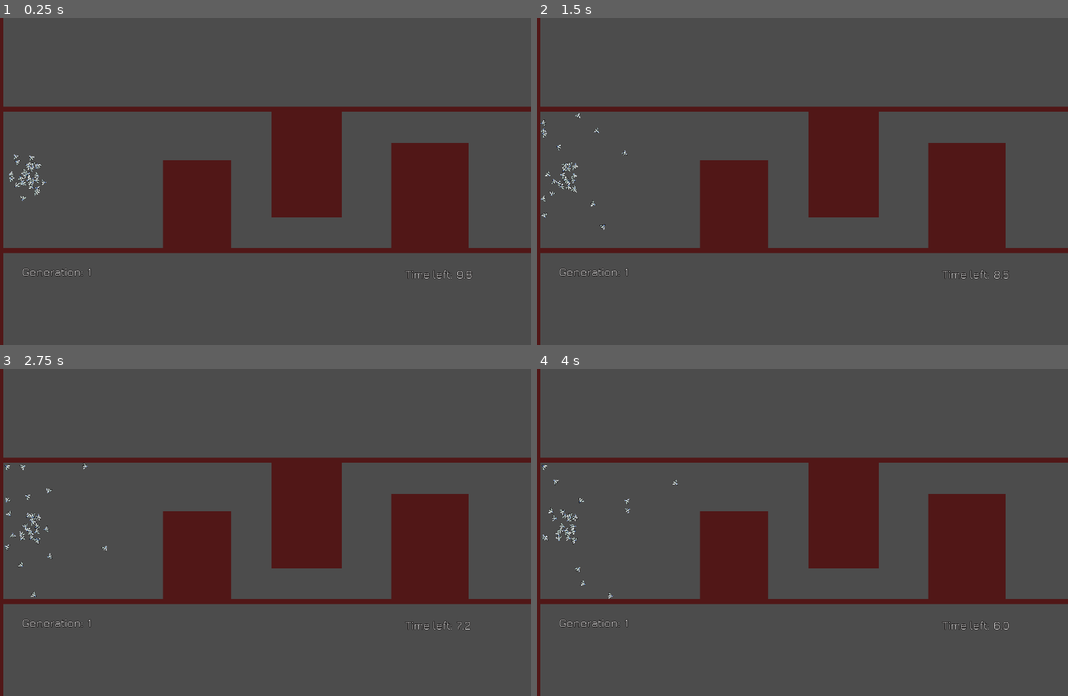
Above: before the commit, frames 1-4 (two rows, left to right).
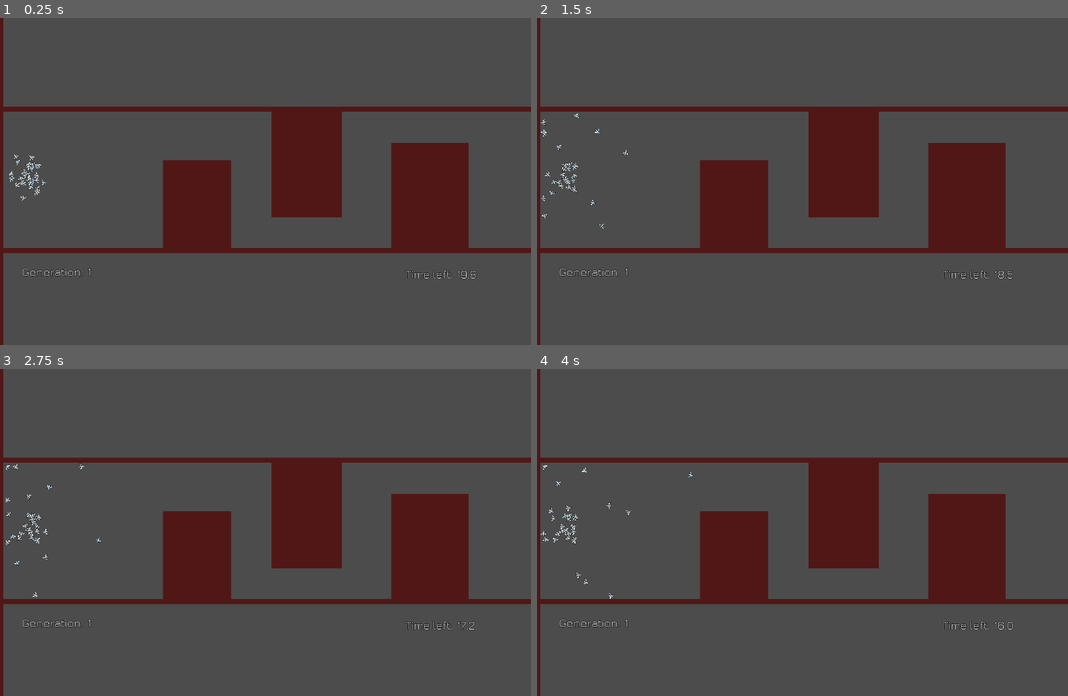
Above: after the commit, the same moments.

Repository: a0x77ry/plasmata
Game: Godot game, scene res://level1.tscn
The game is run twice, just before and just after one commit, with the same random seed, the same clock (stepped at 60 frames per second) and the same inputs.
Inputs:
- Up to frame 1 (0.25 s): no input
- Up to frame 2 (1.5 s): tap Enter (ui_accept) at 0.5, 0.77 s
- Up to frame 3 (2.75 s): tap Enter (ui_accept) at 1.52 s
- Up to frame 4 (4 s): tap Enter (ui_accept) at 3.02, 3.77 s

The runs differ from the first frame. In frame 1, less than 0.1% of the frame differs, in the area x 2-90%, y 41-80%; in frame 2, 0.3%; in frame 3, 0.3%; in frame 4, 0.4%, in the area x 0-90%, y 29-80%.

Commit message:
Simplify the id system. More bug fixing

Diff:
--- a/level1.tscn
+++ b/level1.tscn
@@ -87,7 +87,7 @@
 shape = SubResource( 2 )
 
 [node name="Timer" type="Timer" parent="."]
-wait_time = 10.0
+wait_time = 20.0
 one_shot = true
 autostart = true
 
--- a/scripts/agent.gd
+++ b/scripts/agent.gd
@@ -60,7 +60,9 @@
     for genome_input_node in nn_inputs:
       genome_input_node["id"] = i
       genome_input_node["outgoing_link_ids"] = []
-      Main.used_node_ids.append(i)
+      # Main.used_node_ids.append(i)
+      if i > Main.max_id_used:
+        Main.generate_UID()
       i += 1
     # for _i_hidden in range(number_of_hidden_nodes):
     #   Main.used_node_ids.append(i)
@@ -69,7 +71,9 @@
     for genome_output_node in nn_outputs:
       genome_output_node["id"] = i
       genome_output_node["incoming_link_ids"] = []
-      Main.used_node_ids.append(i)
+      # Main.used_node_ids.append(i)
+      if i > Main.max_id_used:
+        Main.generate_UID()
       i += 1
     genome = {"input_nodes": nn_inputs, "hidden_nodes": nn_h,
         "output_nodes": nn_outputs, "fitness": 0}
--- a/scripts/level1.gd
+++ b/scripts/level1.gd
@@ -35,12 +35,12 @@
     Main.share_fitness() # creates an adjusted_fitness in each species
     Main.select_in_species(agents.size() * Main.SELECTION_RATE) # populates avg_fitness and parent_genomes for each species
     var crossovered_genomes = Main.crossover()
+    Main.genomes = Main.mutate(crossovered_genomes)
     # breakpoint
-    Main.genomes = Main.mutate(crossovered_genomes)
     var err = get_tree().change_scene("res://level1.tscn")
     if err:
       print("Failed to load scene with error: %s" % err)
-    Main.get_level()
+    # Main.get_level()
 
 
 func generate_population():
--- a/scripts/main.gd
+++ b/scripts/main.gd
@@ -11,10 +11,11 @@
 const C3 := 0.4
 const dt := 0.3
 const SELECTION_RATE = 0.5
+const TARGET_POPULATION = 32
 
 
 var random = RandomNumberGenerator.new()
-var used_node_ids := []
+# var used_node_ids := []
 var max_id_used := 0
 var genomes := [] # A list of genomes
 var species := []
@@ -62,23 +63,33 @@
 
   # calculate the number of parents for each species
   # var c := 0
+  var total_parents := 0
   for sp in species:
     # sp["parent_genomes"].sort_custom(GenomeSorter, "sort_ascenting")
     sp["members"].sort_custom(GenomeSorter, "sort_ascenting")
     var parents_number = round((sp["total_adjusted_fitness"] / all_species_adj_fitness) \
         * number_of_expected_parents)
-    parents_number = max(parents_number, 2)
+    # parents_number = max(parents_number, 1)
     # breakpoint
     # c += 1
     # print("Species: %s" % c)
     # add the last (best performing) genomes of the species
-    for i in range(1, parents_number):
-      if sp["members"].size() >= i:
-        # print("Append normal member")
-        sp["parent_genomes"].append(sp["members"][-i])
-      else:
-        # print("Append random member")
-        sp["parent_genomes"].append(sp["members"][random.randi_range(0, sp["members"].size() - 1)])
+    if parents_number > 0:
+      for i in range(1, parents_number):
+        if sp["members"].size() >= i:
+          # print("Append normal member")
+          sp["parent_genomes"].append(sp["members"][-i])
+          total_parents += 1
+        else:
+          # print("Append random member")
+          sp["parent_genomes"].append(sp["members"][random.randi_range(0, sp["members"].size() - 1)])
+          total_parents += 1
+  while total_parents * (1.0 / SELECTION_RATE) < TARGET_POPULATION:
+    for sp in species:
+      if sp["parent_genomes"].size() > 0 && random.randf() < 1.0 / species.size():
+        sp["parent_genomes"].append(sp["members"][-1])
+        total_parents += 1
+
 
 
 func select_roulette(curve, agents):
@@ -128,12 +139,22 @@
   for sp in species:
     if sp["parent_genomes"].size() % 2 != 0:
       sp["parent_genomes"].append(sp["parent_genomes"][0]) # add a genome to become even
+    # if sp["parent_genomes"].size() == 1:
+    #   sp["parent_genomes"].append(sp["parent_genomes"][0]) # add a genome to become even
     # for i in range(0, floor((sp["parent_genomes"].size() - 1) * SELECTION_RATE), 2):
     for i in range(0, sp["parent_genomes"].size(), 2):
-      var couple_genomes = [sp["parent_genomes"][i], sp["parent_genomes"][i+1]]
-      var number_of_offsprint_each_couple = int(round((1.0 / SELECTION_RATE) * 2.0))
+      var couple_genomes
+      if i == 0:
+        couple_genomes = [sp["parent_genomes"][i], sp["parent_genomes"][i]]
+      else:
+        couple_genomes = [sp["parent_genomes"][i], sp["parent_genomes"][i+1]]
+      # if sp["parent_genomes"].size()-1 > i:
+      #   couple_genomes = [sp["parent_genomes"][i], sp["parent_genomes"][i+1]]
+      # else:
+      #   couple_genomes = [sp["parent_genomes"][i], sp["parent_genomes"][i]]
+      var number_of_offspring_each_couple = int(round((1.0 / SELECTION_RATE) * 2.0))
       var couple_crossovered_genomes = couple_crossover(couple_genomes,
-          number_of_offsprint_each_couple)
+          number_of_offspring_each_couple)
       crossovered_genomes.append_array(couple_crossovered_genomes)
   return crossovered_genomes
 
@@ -220,11 +241,12 @@
     for link_id in node["incoming_link_ids"]:
       if link_id == genome_source_node["id"]:
         is_node_linked = true
+    if node["id"] == genome_source_node["id"]:
+      is_node_linked = true
     if !is_node_linked:
       unlinked_nodes.append(node)
   if !unlinked_nodes.empty():
     var target_node
-    # breakpoint
     while target_node == null:
       for node in unlinked_nodes:
         if random.randf() < float(1.0 / unlinked_nodes.size()):
@@ -236,7 +258,6 @@
 
 func mutate(parent_genomes):
   random.randomize()
-  var check := false
   var mutated_genomes = parent_genomes.duplicate(true)
   # var mutated_genomes = parent_genomes.duplicate()
   for _genome in mutated_genomes:
@@ -246,7 +267,6 @@
         + float(_genome["output_nodes"].size()) \
         + float(_genome["hidden_nodes"].size())
     if random.randf() < MUTATION_RATE:
-      check = false
       for link in _genome["links"]:
         if random.randf() < EXPECTED_MUTATED_GENES / genes_number:
           link["weight"] = random.randfn(link["weight"], MUTATION_STANDARD_DEVIATION)
@@ -257,7 +277,6 @@
         if random.randf() < EXPECTED_MUTATED_GENES / genes_number:
           var genome_target_node = choose_target_node(genome_source_node, _genome)
           var new_id = generate_UID()
-          used_node_ids.append(new_id)
           var new_link = {"id": new_id, "weight": random.randf(), "bias": random.randf(),
               "source_id": genome_source_node["id"],
               "target_id": genome_target_node["id"]}
@@ -287,27 +306,17 @@
           "target_id": new_hnode["id"],
           "weight": random.randf_range(-1.0, 1.0), "bias": random.randf_range(-1.0, 1.0),
           "is_enabled": true}
-      Main.used_node_ids.append(link_a["id"])
+      # Main.used_node_ids.append(link_a["id"])
       _genome["links"].append(link_a)
       var link_b = {"id": generate_UID(),
           "source_id": new_hnode["id"],
           "target_id": original_target_node["id"],
           "weight": random.randf_range(-1.0, 1.0), "bias": random.randf_range(-1.0, 1.0),
           "is_enabled": true}
-      Main.used_node_ids.append(link_b["id"])
+      # Main.used_node_ids.append(link_b["id"])
       _genome["links"].append(link_b)
-      new_hnode["incoming_link_ids"].append(link_a)
-      new_hnode["outgoing_link_ids"].append(link_b)
-
-
-
-  if check:
-    for i in parent_genomes.size():
-      for link_i in parent_genomes[i]["links"].size():
-        var original_w = parent_genomes[i]["links"][link_i]["weight"]
-        var mutated_w = mutated_genomes[i]["links"][link_i]["weight"]
-        if original_w != mutated_w:
-          print("Genome %s. Original: %s. Mutated: %s" % [i, original_w, mutated_w])
+      new_hnode["incoming_link_ids"].append(link_a["id"])
+      new_hnode["outgoing_link_ids"].append(link_b["id"])
 
   return mutated_genomes
 
@@ -376,12 +385,15 @@
   # var id = randi() % 1000
   # while id in used_node_ids:
   #   id = randi() % 1000
-  return used_node_ids.max() + 1
-
-
-func add_UID_in_used(id):
-  if id > used_node_ids.max():
-    used_node_ids.append(id)
+  max_id_used += 1
+  # return used_node_ids.max() + 1
+  return max_id_used
+
+
+# func add_UID_in_used(id):
+#   if id > used_node_ids.max():
+#     used_node_ids.append(id)
+  # if id >
 
 
 
--- a/scripts/neural_network.gd
+++ b/scripts/neural_network.gd
@@ -41,7 +41,6 @@
     connect_nn_layers(input_layer, output_layer)
   else:
     # Use genome to connect the links
-    print("Using genome to connect the links")
     for link in genome["links"]:
       var source_node
       var target_node
@@ -65,7 +64,9 @@
       var new_link = Link.new(i, s_node, t_node,
           random.randf_range(-1.0, 1.0), random.randf_range(-1.0, 1.0),
           s_node.id, t_node.id, true)
-      Main.add_UID_in_used(i)
+      # Main.add_UID_in_used(i)
+      if i > Main.max_id_used:
+        Main.generate_UID()
       i += 1
       links.append(new_link)
       genome["links"].append({"id": new_link.id,"bias": new_link.bias,
@@ -222,7 +223,7 @@
       _source_id, _target_id, _is_enabled: bool):
     if _id == NO_ID:
       id = Main.generate_UID()
-      Main.used_node_ids.append(id)
+      # Main.used_node_ids.append(id)
     else:
       id = _id
     source_node = _source_node
